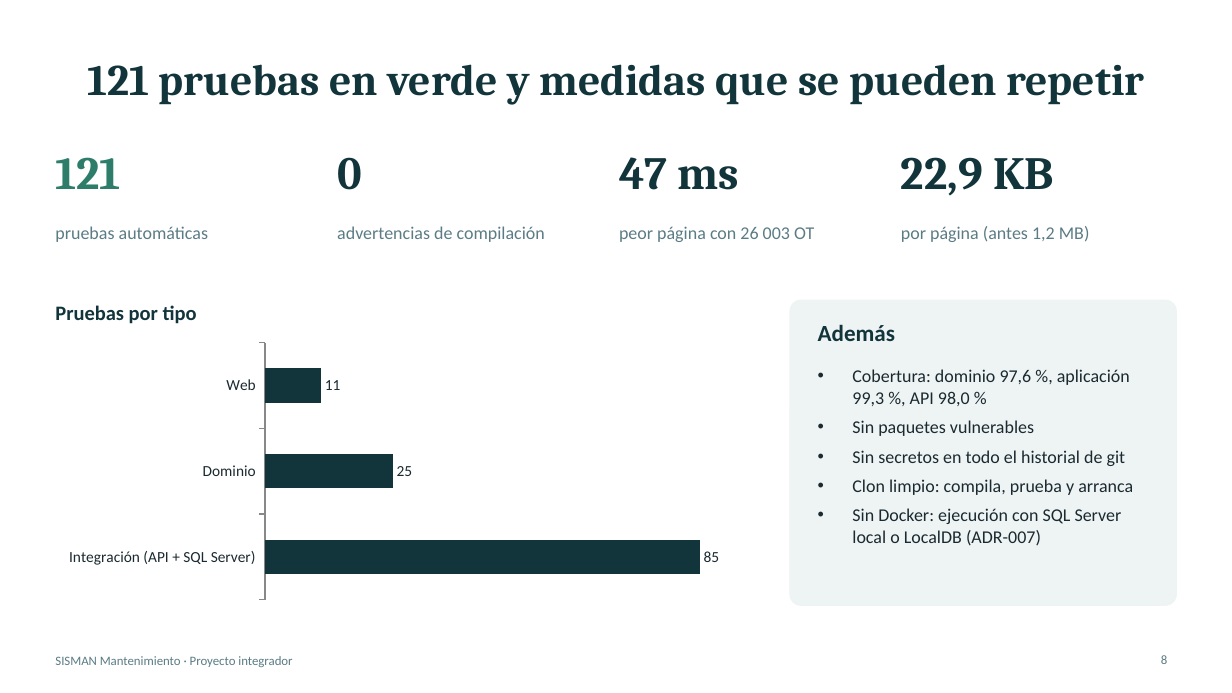
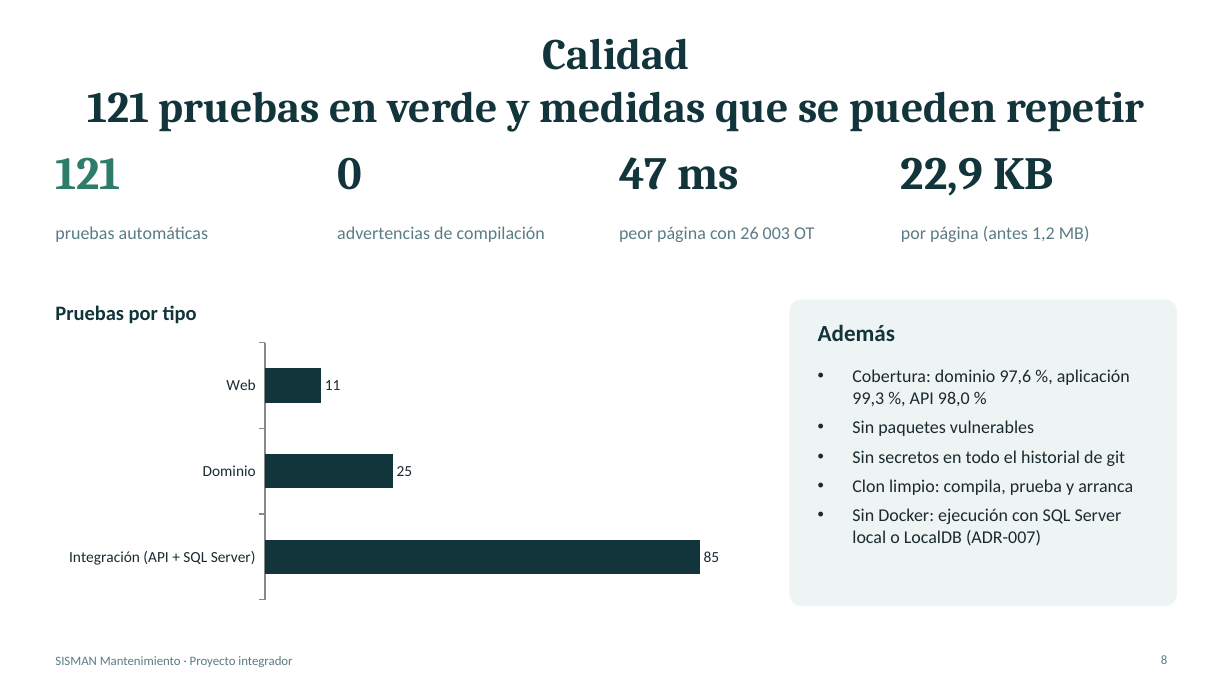
Before and after one commit to AngelHermozaSalasEDP/sisman-mantenimiento, a slide deck: slide 8 of docs/presentacion.pptx. Drawn at 1232x693 pixels with LibreOffice and Linux fonts; fonts in the diff are those of the drawing. Boxes give left, top, right and bottom in pixels: in the first picture for what was removed or moved away, otherwise in the second. Text is boxed around its words. In the diff, an @@ line names an element or a change of style, - is before the commit and + after.

```diff
--- a/docs/presentacion.pptx
+++ b/docs/presentacion.pptx
@@ title at bbox=[87, 38, 1144, 132]: text changed @@
-121 pruebas en verde y medidas que se pueden repetir
+Calidad
+121 pruebas en verde y medidas que se pueden repetir
```
Also in this commit, not shown: 7 other slides changed, 1 other file.
